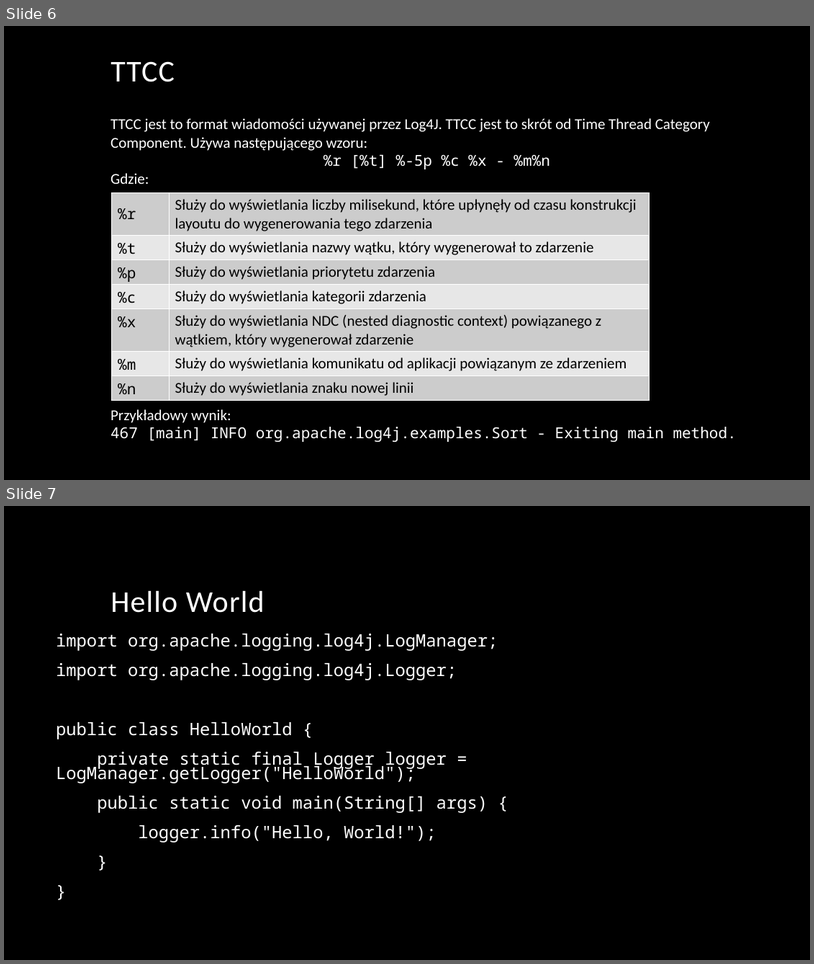
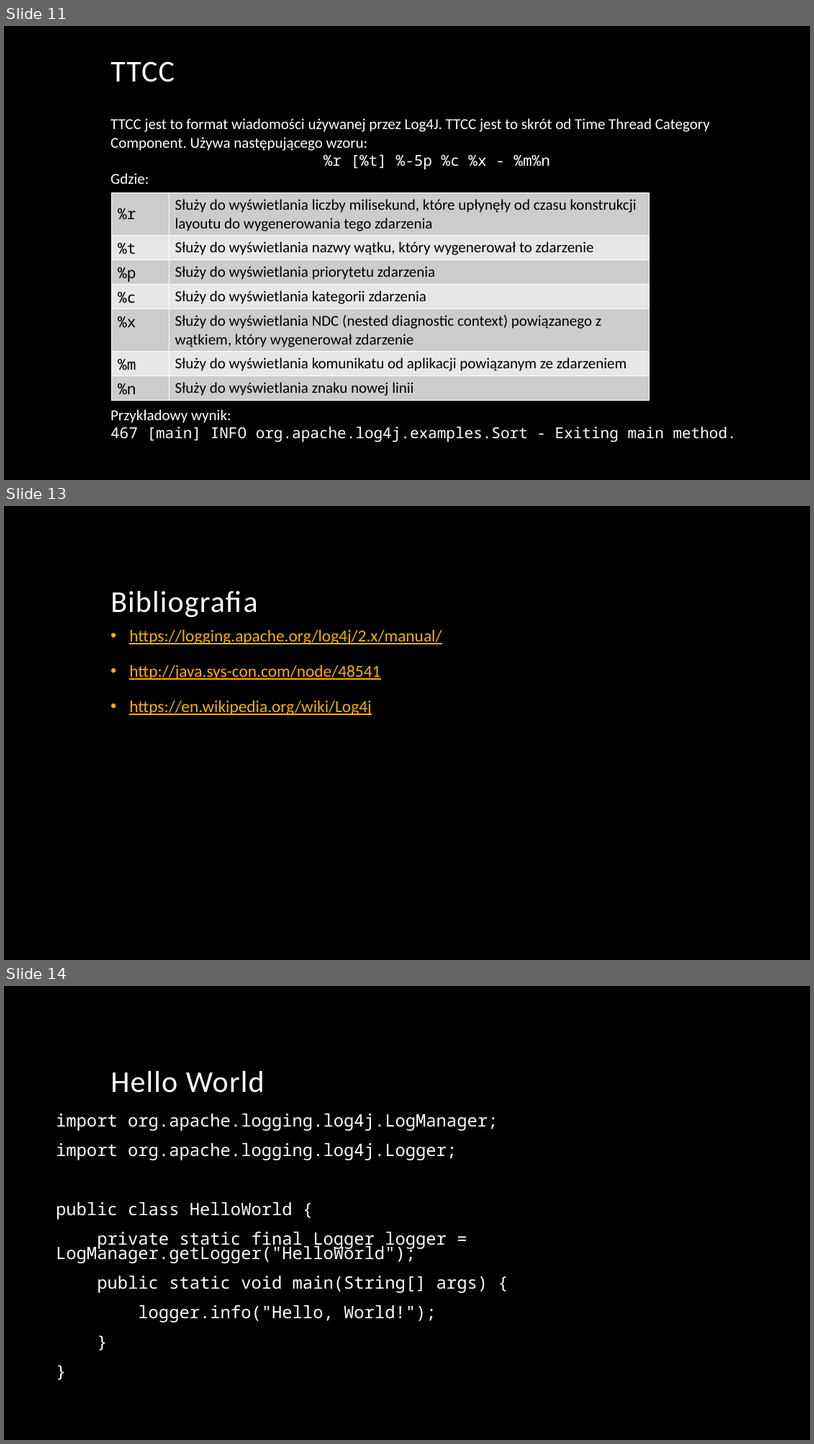
Before and after one commit to pawel54321/PZ_2019_L4_GR2, a slide deck: Dziennik logów w Javie - Log4J.pptx. Shown one above the other, each under a label of ours: slides 6 and 7 before the commit, slides 11, 13 and 14 after it; the slides between them are not shown. The pictures are 814x964 and 814x1444 pixels, drawn with LibreOffice and Linux fonts; fonts in the diff are those of the drawing; background and template pictures are left out. Boxes give left, top, right and bottom in pixels: in the first picture for what was removed or moved away, otherwise in the second. Text is boxed around its words. In the diff, an @@ line names an element or a change of style, - is before the commit and + after.

```diff
--- a/Dziennik logów w Javie - Log4J.pptx
+++ b/Dziennik logów w Javie - Log4J.pptx
@@ slide 13 added at (x1=4, y1=506, x2=810, y2=960), background picture (left out) @@
@@ title added at (x1=111, y1=591, x2=257, y2=618), 36 pt, text #FFFFFF @@
+Bibliografia
@@ text added at (x1=129, y1=629, x2=442, y2=715), 20 pt, text #F8B004, underline @@
+• https://logging.apache.org/log4j/2.x/manual/
+• http://java.sys-con.com/node/48541
+• https://en.wikipedia.org/wiki/Log4j
@@ what was slide 6 is now slide 11 @@
@@ what was slide 7 is now slide 14 @@
```
Also in this commit, not shown: 6 other slides added.
